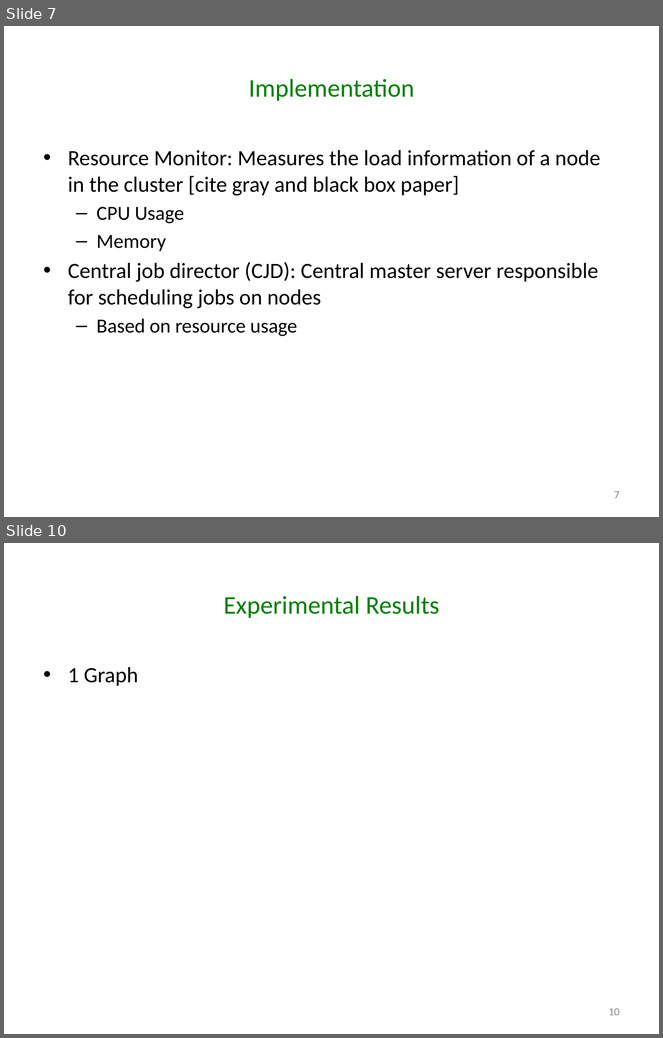
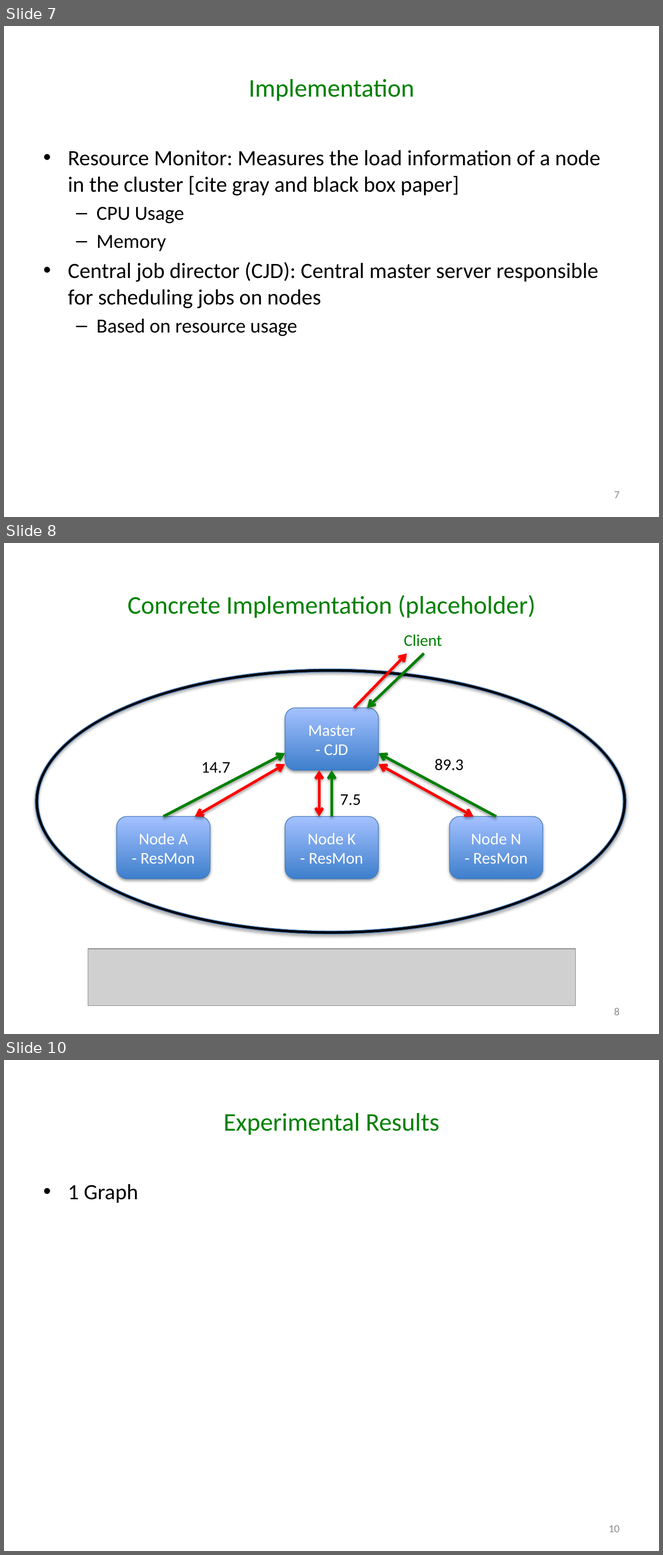
Before and after one commit to godares79/CS848-Project, a slide deck: PresentationSlides/Presentation.pptx. Shown one above the other, each under a label of ours: slides 7 and 10 before the commit, slides 7, 8 and 10 after it; the slides between them are not shown. The pictures are 663x1038 and 663x1555 pixels, drawn with LibreOffice and Linux fonts; fonts in the diff are those of the drawing; grey boxes stand for pictures. Boxes give left, top, right and bottom in pixels: in the first picture for what was removed or moved away, otherwise in the second. Text is boxed around its words. In the diff, an @@ line names an element or a change of style, - is before the commit and + after.

```diff
--- a/PresentationSlides/Presentation.pptx
+++ b/PresentationSlides/Presentation.pptx
@@ slide 8 added at [4,543,659,1034], background #FFFFFF @@
@@ title added at [128,595,536,618], 28 pt, text #008000 @@
+Concrete Implementation (placeholder)
@@ text added at [404,635,442,646], 18 pt, text #008000 @@
+Client
@@ arrow added from (354, 708) to (407, 654), #FF0000 3 pt @@
@@ arrow added from (424, 654) to (367, 708), #008000 3 pt @@
@@ donut added at [35,669,626,934], fill #000000, outline #4B7EBC 0.75 pt @@
@@ rounded rectangle added at [285,708,379,770], fill gradient #3F80CE to #A4C4FF, outline #4B7EBC 0.75 pt, 18 pt, text #FFFFFF @@
+Master
+- CJD
@@ arrow added from (163, 817) to (285, 753), #008000 3 pt @@
@@ arrow added from (496, 817) to (379, 753), #008000 3 pt @@
@@ text added at [435,759,464,771], 18 pt, text #000000 @@
+89.3
@@ double arrow added from (285, 765) to (195, 817), #FF0000 3 pt @@
@@ text added at [202,762,231,773], 18 pt, text #000000 @@
+14.7
@@ double arrow added from (319, 770) to (319, 817), #FF0000 3 pt @@
@@ arrow added from (332, 817) to (332, 770), #008000 3 pt @@
@@ double arrow added from (379, 765) to (474, 817), #FF0000 3 pt @@
@@ text added at [340,794,361,806], 18 pt, text #000000 @@
+7.5
@@ rounded rectangle added at [117,817,210,879], fill gradient #3F80CE to #A4C4FF, outline #4B7EBC 0.75 pt, 18 pt, text #FFFFFF @@
+Node A
+- ResMon
@@ rounded rectangle added at [285,817,379,879], fill gradient #3F80CE to #A4C4FF, outline #4B7EBC 0.75 pt, 18 pt, text #FFFFFF @@
+Node K
+- ResMon
@@ rounded rectangle added at [450,817,543,879], fill gradient #3F80CE to #A4C4FF, outline #4B7EBC 0.75 pt, 18 pt, text #FFFFFF @@
+Node N
+- ResMon
@@ picture added at [88,949,575,1006] @@
@@ page number added at [614,1008,620,1016], 12 pt, text #8C8C8C @@
+8
```
Also in this commit, not shown: 1 slide changed, 1 slide removed.
